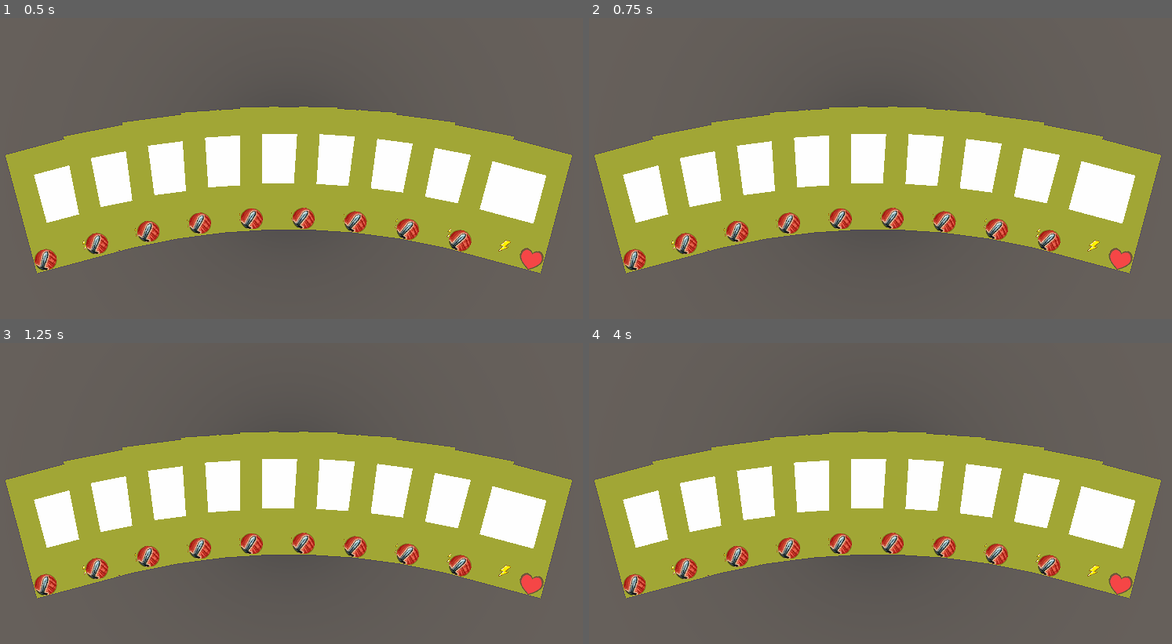
Above: before the commit, frames 1-4 (two rows, left to right).
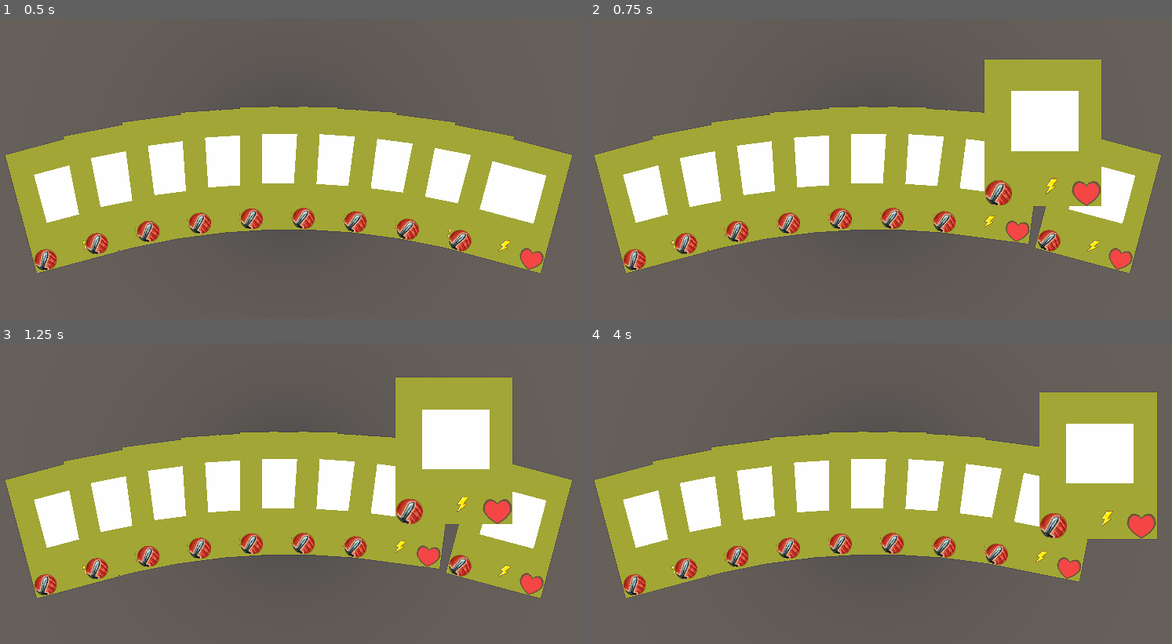
Above: after the commit, the same moments.

Repository: tpgame-spbstu/Tabletop-roguelike
Game: Godot game, scene res://Modification/hand.tscn
Same seed, same stepped clock (60 frames per second), same inputs: the game is played once before the commit and once after it. This scene is started directly instead of the project's main scene.
Inputs (mouse positions are in pixels of both pictures, inside the frame that each line leads up to):
- Up to frame 1 (0.5 s): no input
- Up to frame 2 (0.75 s): tap Enter at 0.5 s; move the mouse to (1014, 150) at 0.52 s; click (1014, 150) at 0.67 s
- Up to frame 3 (1.25 s): no input
- Up to frame 4 (4 s): tap Space at 1.25, 2.75 s; move the mouse to (752, 511) at 1.27 s; click (752, 511) at 1.42 s; tap Enter at 2, 3.5 s; move the mouse to (938, 412) at 2.02 s; click (938, 412) at 2.17 s; move the mouse to (845, 565) at 2.77 s; click (845, 565) at 2.92 s; move the mouse to (1067, 547) at 3.52 s; click (1067, 547) at 3.67 s

Frame 1 is identical in both runs. In frame 2, 8.3% of the frame differs, in the area x 67-89%, y 13-77%; in frame 3, 8.4%; in frame 4, 10%, in the area x 76-99%, y 16-85%.

Commit message:
Добавил возможность добавления \ удаления карты из руки #97

Diff:
--- a/Modification/card_3d.gd
+++ b/Modification/card_3d.gd
@@ -1,4 +1,6 @@
 extends StaticBody
+
+signal doubleclick(card)
 
 # original position regarding the animations (= position before the animation)
 var _orig_trans: Transform setget set_orig_trans, get_orig_trans
@@ -12,6 +14,14 @@
 	# will use to set the internal state of the tween to NONE
 	_hover_tween.connect("tween_all_completed", self, "_on_hover_tween_complete")
 	_hover_tween.set_state(_hover_tween.NONE)
+
+	connect("input_event", self, "_on_input_event")
+
+
+func _on_input_event(camera, event, pos, normal, shape_idx):
+	if event is InputEventMouseButton:
+		if event.doubleclick:
+			emit_signal("doubleclick", self)
 
 
 func _on_hover_tween_complete():
--- a/Modification/hand.gd
+++ b/Modification/hand.gd
@@ -145,14 +145,44 @@
 
 
 func initialize(cards: Array):
-	_cards = cards.duplicate()
-	# add all the cards as children to the root
-	for card in _cards:
-		add_child(card)
+	add_cards(cards)
 	# the card is passed, so connect only oneself
 	connect("mouse_entered", self, "_on_mouse_entered")
 	connect("mouse_exited", self, "_on_mouse_exited")
+
+
+func _get_collision_layer():
+	return 1 << _collision_layer_bit
+
+
+func _add_card(card):
+	print("here")
+	add_child(card)
+	card.set_collision_layer_bit(_collision_layer_bit, true)
+	_cards.push_back(card)
+
+
+func add_card(card) -> Array:
+	_add_card(card)
 	draw_cards()
+	# _remove_card(card)
+	return _get_placement_coeffs(true)
+
+
+func add_cards(cards: Array):
+	var last_placement = []
+	for card in cards:
+		last_placement = _add_card(card)
+	draw_cards()
+	return last_placement
+
+
+func _remove_card(card):
+	remove_child(card)
+	card.set_collision_layer_bit(_collision_layer_bit, false)
+	_cards.erase(card)
+	draw_cards()
+	card.translate(Vector3(-7, 2, -7))
 
 
 func __f(x, coeff=60.0):
@@ -211,7 +241,3 @@
 	_hovered = null
 	var tween = card.get_hower_tween()
 	tween.on_exit()
-
-
-func _get_collision_layer():
-	return 1 << _collision_layer_bit
